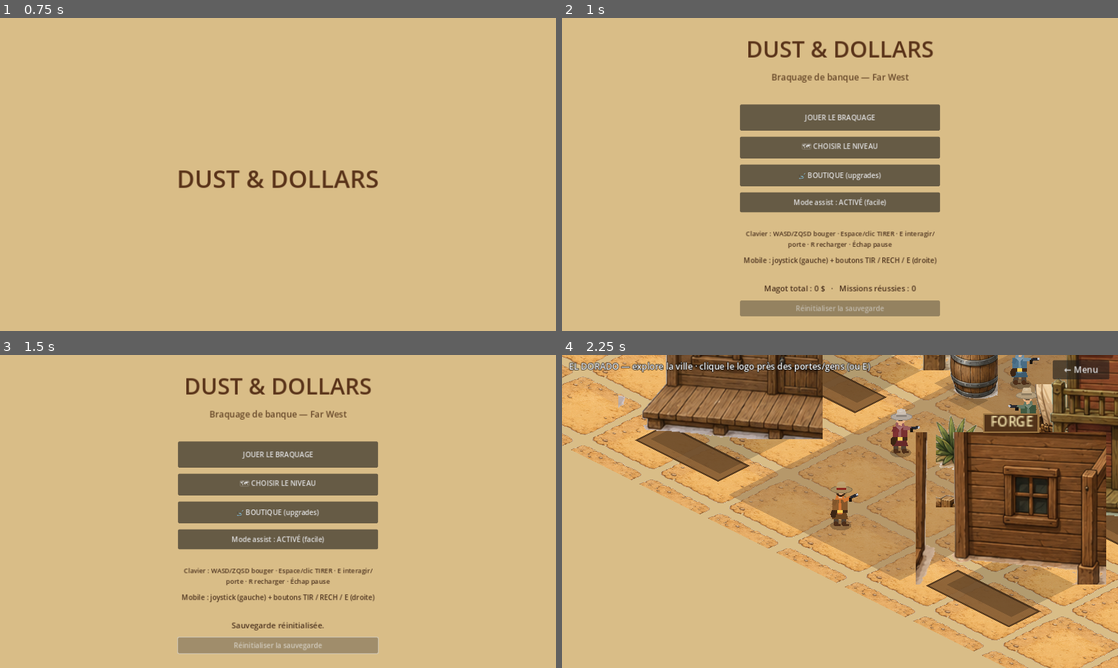
Above: before the commit, frames 1-4 (two rows, left to right).
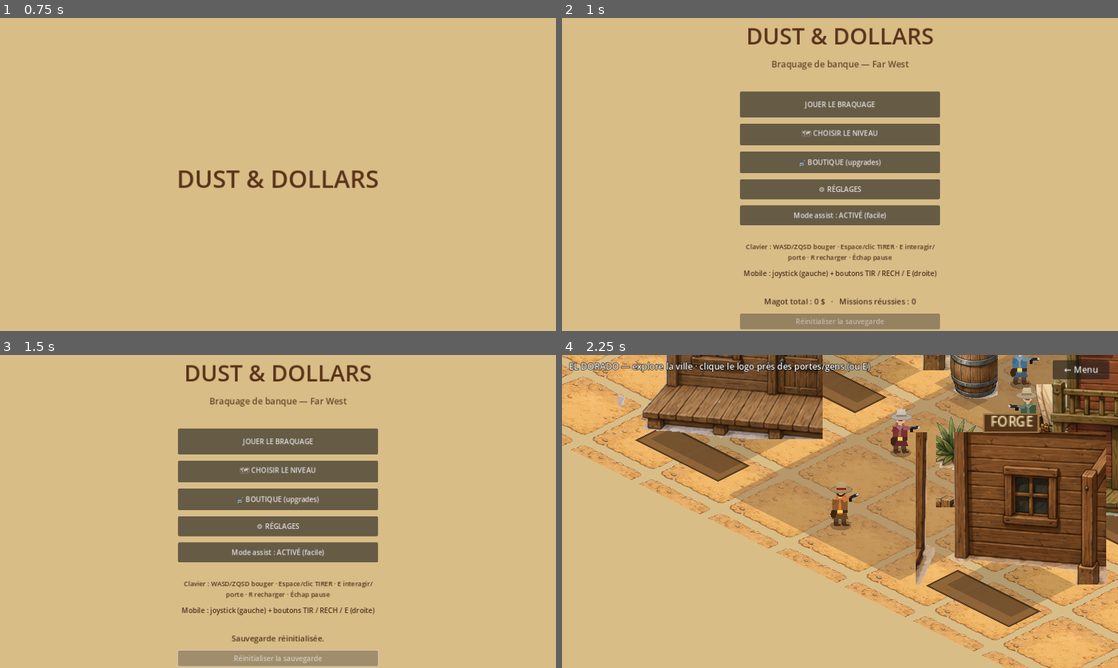
Above: after the commit, the same moments.

Repository: sebadiaz/Cowboys
Game: Godot game, scene res://scenes/Boot.tscn
Two runs of this game, one before a commit and one after it. Both use one fixed random seed, a clock stepped at 60 frames per second and the inputs below.
Inputs (mouse positions are in pixels of both pictures, inside the frame that each line leads up to):
- Up to frame 1 (0.75 s): tap Enter at 0.5 s; move the mouse to (400, 158) at 0.52 s; hold D (move_right) from 0.53 s (still down); hold Space (fire) from 0.53 s (still down); click (400, 158) at 0.67 s
- Up to frame 2 (1 s): keep holding D (move_right); keep holding Space (fire); tap E (interact) at 0.8 s
- Up to frame 3 (1.5 s): release D (move_right) at 1.25 s; release Space (fire) at 1.25 s; click "Réinitialiser la sauvegarde" at 1.25 s
- Up to frame 4 (2.25 s): click "JOUER LE BRAQUAGE" at 2 s

Frame 1 is identical in both runs. In frame 2, 15% of the frame differs, in the area x 32-68%, y 3-100%; in frame 3, 15%, in the area x 31-69%, y 3-100%; in frame 4, nothing differs.

Commit message:
Applique le patch: reglages persistants (audio + controles tactiles)
Patch de Seb D 'Add persistent settings for mobile and audio polish':
- nouvel ecran RÉGLAGES (settings_screen.gd + SettingsScreen.tscn) accessible
  depuis le menu: activer/couper l'audio, volume des effets, taille des
  controles tactiles
- save_manager: bloc 'settings' persiste dans user://save.json (retrocompatible,
  borne, signal settings_changed)
- audio_manager.play respecte audio_enabled() et applique sfx_volume_db()
- mobile_controls: joystick + boutons TIR/RECH/E mis a l'echelle via touch_scale()
- game_manager.goto_settings(); main_menu: bouton RÉGLAGES; README documente

Verifie: parse 0 erreur; reglages persistes (set -> reload disque conserve
audio off/vol 0.5/touch 1.3); bornage (vol<=1, touch<=1.35); ecran Reglages
rendu (capture); export Web OK.

Diff:
--- /dev/null
+++ b/scenes/SettingsScreen.tscn
@@ -0,0 +1,12 @@
+[gd_scene load_steps=2 format=3]
+
+[ext_resource type="Script" path="res://scripts/settings_screen.gd" id="1_settings"]
+
+[node name="SettingsScreen" type="Control"]
+layout_mode = 3
+anchors_preset = 15
+anchor_right = 1.0
+anchor_bottom = 1.0
+grow_horizontal = 2
+grow_vertical = 2
+script = ExtResource("1_settings")
--- a/scripts/audio_manager.gd
+++ b/scripts/audio_manager.gd
@@ -30,10 +30,15 @@
 func play(name: String, volume_db: float = 0.0, pitch_var := 0.06) -> void:
 	if muted or not _streams.has(name):
 		return
+	if SaveManager.has_method("audio_enabled") and not SaveManager.audio_enabled():
+		return
 	var p := _players[_next]
 	_next = (_next + 1) % _players.size()
 	p.stream = _streams[name]
-	p.volume_db = volume_db
+	var saved_volume_db := 0.0
+	if SaveManager.has_method("sfx_volume_db"):
+		saved_volume_db = SaveManager.sfx_volume_db()
+	p.volume_db = volume_db + saved_volume_db
 	p.pitch_scale = 1.0 + _rng.randf_range(-pitch_var, pitch_var)
 	p.play()
 
--- a/scripts/game_manager.gd
+++ b/scripts/game_manager.gd
@@ -10,6 +10,7 @@
 const SCENE_RESULT := "res://scenes/ResultScreen.tscn"
 const SCENE_LEVEL_SELECT := "res://scenes/LevelSelect.tscn"
 const SCENE_SHOP := "res://scenes/ShopScreen.tscn"
+const SCENE_SETTINGS := "res://scenes/SettingsScreen.tscn"
 
 const LEVEL_COUNT := 3
 ## Niveau en cours de jeu (1..LEVEL_COUNT).
@@ -77,6 +78,10 @@
 
 func goto_level_select() -> void:
 	_change_scene(SCENE_LEVEL_SELECT)
+
+
+func goto_settings() -> void:
+	_change_scene(SCENE_SETTINGS)
 
 
 ## Entre dans le saloon (depuis la ville).
--- a/scripts/main_menu.gd
+++ b/scripts/main_menu.gd
@@ -48,6 +48,12 @@
 	shop.custom_minimum_size = Vector2(460, 50)
 	shop.pressed.connect(_on_shop)
 	box.add_child(shop)
+
+	var settings := Button.new()
+	settings.text = "⚙ RÉGLAGES"
+	settings.custom_minimum_size = Vector2(460, 46)
+	settings.pressed.connect(func() -> void: GameManager.goto_settings())
+	box.add_child(settings)
 
 	# Mode assist (prototype facile) : basculable.
 	_assist_btn = Button.new()
@@ -105,6 +111,7 @@
 	SaveManager.missions_completed = 0
 	SaveManager.levels_unlocked = 1
 	SaveManager.upgrades = SaveManager._default_upgrades()
+	# On garde les réglages de confort (audio / contrôles tactiles).
 	SaveManager.save_game()
 	if _magot_label:
 		_magot_label.text = "Sauvegarde réinitialisée."
--- a/scripts/mobile_controls.gd
+++ b/scripts/mobile_controls.gd
@@ -22,18 +22,20 @@
 var _interact_btn: Button
 var _fire_btn: Button
 var _reload_btn: Button
+var _ui_scale := 1.0
 
 
 func _ready() -> void:
 	mouse_filter = Control.MOUSE_FILTER_IGNORE
+	_ui_scale = SaveManager.touch_scale() if SaveManager.has_method("touch_scale") else 1.0
 	if not combat_buttons and not interact_only:
 		return  # déplacement seul : joystick uniquement
 	_interact_btn = Button.new()
 	_interact_btn.text = "E"
-	_interact_btn.add_theme_font_size_override("font_size", 28)
-	_interact_btn.custom_minimum_size = Vector2(120, 120)
+	_interact_btn.add_theme_font_size_override("font_size", int(round(28 * _ui_scale)))
+	_interact_btn.custom_minimum_size = Vector2(120, 120) * _ui_scale
 	_interact_btn.set_anchors_preset(Control.PRESET_BOTTOM_RIGHT)
-	_interact_btn.position = Vector2(-150, -150)
+	_interact_btn.position = Vector2(-150, -150) * _ui_scale
 	_interact_btn.modulate = Color(1, 1, 1, 0.85)
 	_interact_btn.button_down.connect(func() -> void: InputManager.set_touch_interact_held(true))
 	_interact_btn.button_up.connect(func() -> void: InputManager.set_touch_interact_held(false))
@@ -44,10 +46,10 @@
 
 	_fire_btn = Button.new()
 	_fire_btn.text = "TIR"
-	_fire_btn.add_theme_font_size_override("font_size", 26)
-	_fire_btn.custom_minimum_size = Vector2(130, 130)
+	_fire_btn.add_theme_font_size_override("font_size", int(round(26 * _ui_scale)))
+	_fire_btn.custom_minimum_size = Vector2(130, 130) * _ui_scale
 	_fire_btn.set_anchors_preset(Control.PRESET_BOTTOM_RIGHT)
-	_fire_btn.position = Vector2(-160, -300)
+	_fire_btn.position = Vector2(-160, -300) * _ui_scale
 	_fire_btn.modulate = Color(1, 0.85, 0.8, 0.9)
 	_fire_btn.button_down.connect(func() -> void: InputManager.set_touch_fire_held(true))
 	_fire_btn.button_up.connect(func() -> void: InputManager.set_touch_fire_held(false))
@@ -55,10 +57,10 @@
 
 	_reload_btn = Button.new()
 	_reload_btn.text = "RECH"
-	_reload_btn.add_theme_font_size_override("font_size", 20)
-	_reload_btn.custom_minimum_size = Vector2(96, 70)
+	_reload_btn.add_theme_font_size_override("font_size", int(round(20 * _ui_scale)))
+	_reload_btn.custom_minimum_size = Vector2(96, 70) * _ui_scale
 	_reload_btn.set_anchors_preset(Control.PRESET_BOTTOM_RIGHT)
-	_reload_btn.position = Vector2(-160, -380)
+	_reload_btn.position = Vector2(-160, -380) * _ui_scale
 	_reload_btn.modulate = Color(1, 0.95, 0.7, 0.9)
 	_reload_btn.pressed.connect(func() -> void: InputManager.trigger_touch_reload())
 	add_child(_reload_btn)
@@ -94,10 +96,11 @@
 			_reset_joystick()
 	elif event is InputEventScreenDrag and _active and event.index == _touch_index:
 		var offset: Vector2 = event.position - _base
-		if offset.length() > JOY_RADIUS:
-			offset = offset.normalized() * JOY_RADIUS
+		var joy_radius := _joy_radius()
+		if offset.length() > joy_radius:
+			offset = offset.normalized() * joy_radius
 		_knob = _base + offset
-		var v: Vector2 = offset / JOY_RADIUS
+		var v: Vector2 = offset / joy_radius
 		if v.length() < DEADZONE:
 			v = Vector2.ZERO
 		InputManager.set_touch_move(v)
@@ -111,9 +114,18 @@
 	queue_redraw()
 
 
+func _joy_radius() -> float:
+	return JOY_RADIUS * _ui_scale
+
+
+func _knob_radius() -> float:
+	return KNOB_RADIUS * _ui_scale
+
+
 func _draw() -> void:
 	if not _active:
 		return
-	draw_circle(_base, JOY_RADIUS, Color(1, 1, 1, 0.12))
-	draw_arc(_base, JOY_RADIUS, 0, TAU, 48, Color(1, 1, 1, 0.35), 2.0)
-	draw_circle(_knob, KNOB_RADIUS, Color(1, 1, 1, 0.30))
+	var joy_radius := _joy_radius()
+	draw_circle(_base, joy_radius, Color(1, 1, 1, 0.12))
+	draw_arc(_base, joy_radius, 0, TAU, 48, Color(1, 1, 1, 0.35), 2.0)
+	draw_circle(_knob, _knob_radius(), Color(1, 1, 1, 0.30))
--- a/scripts/save_manager.gd
+++ b/scripts/save_manager.gd
@@ -1,10 +1,13 @@
 extends Node
 ## SaveManager (autoload)
 ## Sauvegarde locale simple dans user://save.json.
-## Persiste l'argent total, les missions réussies et les upgrades achetés.
-## Rétrocompatible : une vieille save sans "upgrades" se charge sans planter.
+## Persiste l'argent total, les missions réussies, les upgrades achetés
+## et les réglages de confort.
+## Rétrocompatible : une vieille save sans "upgrades" / "settings" se charge sans planter.
 
 const SAVE_PATH := "user://save.json"
+
+signal settings_changed(new_settings: Dictionary)
 
 ## Définition des upgrades : nom, description, coûts par niveau (taille = max).
 const UPGRADE_DEFS := {
@@ -19,6 +22,7 @@
 var total_money: int = 0
 var missions_completed: int = 0
 var upgrades: Dictionary = {}
+var settings: Dictionary = {}
 var levels_unlocked: int = 1   # niveaux débloqués (1 = seul le 1er)
 
 
@@ -32,6 +36,7 @@
 	total_money = 0
 	missions_completed = 0
 	upgrades = _default_upgrades()
+	settings = _default_settings()
 	levels_unlocked = 1
 	if not FileAccess.file_exists(SAVE_PATH):
 		return
@@ -52,6 +57,13 @@
 		for key in UPGRADE_DEFS.keys():
 			upgrades[key] = clampi(int(saved.get(key, 0)), 0, max_level(key))
 
+	# Réglages : on fusionne avec les défauts pour rester rétrocompatible.
+	var saved_settings: Variant = data.get("settings", {})
+	if typeof(saved_settings) == TYPE_DICTIONARY:
+		for key in settings.keys():
+			settings[key] = saved_settings.get(key, settings[key])
+	_normalize_settings()
+
 
 func _default_upgrades() -> Dictionary:
 	var d := {}
@@ -60,12 +72,27 @@
 	return d
 
 
+func _default_settings() -> Dictionary:
+	return {
+		"audio_enabled": true,
+		"sfx_volume": 0.85,      # 0..1, converti en dB dans AudioManager
+		"touch_scale": 1.0,      # taille joystick / boutons mobile
+	}
+
+
+func _normalize_settings() -> void:
+	settings["audio_enabled"] = bool(settings.get("audio_enabled", true))
+	settings["sfx_volume"] = clampf(float(settings.get("sfx_volume", 0.85)), 0.0, 1.0)
+	settings["touch_scale"] = clampf(float(settings.get("touch_scale", 1.0)), 0.75, 1.35)
+
+
 ## Écrit la sauvegarde sur disque.
 func save_game() -> void:
 	var data := {
 		"total_money": total_money,
 		"missions_completed": missions_completed,
 		"upgrades": upgrades,
+		"settings": settings,
 		"levels_unlocked": levels_unlocked,
 	}
 	var file := FileAccess.open(SAVE_PATH, FileAccess.WRITE)
@@ -140,3 +167,33 @@
 
 func stealth_mult() -> float:
 	return maxf(0.3, 1.0 - 0.15 * get_level("stealth"))
+
+
+# --- Réglages persistants ---
+
+func set_setting(key: String, value: Variant) -> void:
+	if not settings.has(key):
+		return
+	settings[key] = value
+	_normalize_settings()
+	save_game()
+	settings_changed.emit(settings.duplicate(true))
+
+
+func audio_enabled() -> bool:
+	return bool(settings.get("audio_enabled", true))
+
+
+func sfx_volume() -> float:
+	return clampf(float(settings.get("sfx_volume", 0.85)), 0.0, 1.0)
+
+
+func sfx_volume_db() -> float:
+	var v := sfx_volume()
+	if v <= 0.001:
+		return -80.0
+	return linear_to_db(v)
+
+
+func touch_scale() -> float:
+	return clampf(float(settings.get("touch_scale", 1.0)), 0.75, 1.35)
--- /dev/null
+++ b/scripts/settings_screen.gd
@@ -0,0 +1,135 @@
+extends Control
+## settings_screen.gd
+## Écran de réglages léger, pensé mobile/web.
+## Les valeurs sont persistées dans SaveManager pour survivre au refresh navigateur.
+
+var _audio_btn: Button
+var _volume_label: Label
+var _touch_label: Label
+
+
+func _ready() -> void:
+	set_anchors_preset(Control.PRESET_FULL_RECT)
+
+	var bg := ColorRect.new()
+	bg.color = Color(0.85, 0.74, 0.53)
+	bg.set_anchors_preset(Control.PRESET_FULL_RECT)
+	bg.mouse_filter = Control.MOUSE_FILTER_IGNORE
+	add_child(bg)
+
+	var center := CenterContainer.new()
+	center.set_anchors_preset(Control.PRESET_FULL_RECT)
+	add_child(center)
+
+	var box := VBoxContainer.new()
+	box.custom_minimum_size = Vector2(500, 0)
+	box.add_theme_constant_override("separation", 14)
+	box.alignment = BoxContainer.ALIGNMENT_CENTER
+	center.add_child(box)
+
+	box.add_child(_label("RÉGLAGES", 46, Color(0.35, 0.2, 0.1)))
+	box.add_child(_label("Confort mobile / audio", 18, Color(0.4, 0.28, 0.16)))
+	box.add_child(_spacer(14))
+
+	_audio_btn = _button("", 54)
+	_audio_btn.pressed.connect(_toggle_audio)
+	box.add_child(_audio_btn)
+
+	_volume_label = _label("", 18, Color(0.3, 0.2, 0.12))
+	box.add_child(_volume_label)
+	box.add_child(_row_button("Volume -", _volume_down, "Volume +", _volume_up))
+
+	_touch_label = _label("", 18, Color(0.3, 0.2, 0.12))
+	box.add_child(_touch_label)
+	box.add_child(_row_button("Contrôles -", _touch_down, "Contrôles +", _touch_up))
+
+	box.add_child(_label(
+		"Astuce mobile : augmente les contrôles si le bouton TIR/E est trop petit sur ton téléphone.",
+		15, Color(0.3, 0.2, 0.12)))
+
+	box.add_child(_spacer(10))
+	var back := _button("RETOUR", 52)
+	back.pressed.connect(func() -> void: GameManager.goto_main_menu())
+	box.add_child(back)
+
+	_refresh()
+
+
+func _toggle_audio() -> void:
+	SaveManager.set_setting("audio_enabled", not SaveManager.audio_enabled())
+	AudioManager.play("click", -8.0)
+	_refresh()
+
+
+func _volume_down() -> void:
+	SaveManager.set_setting("sfx_volume", SaveManager.sfx_volume() - 0.1)
+	AudioManager.play("click", -8.0)
+	_refresh()
+
+
+func _volume_up() -> void:
+	SaveManager.set_setting("sfx_volume", SaveManager.sfx_volume() + 0.1)
+	AudioManager.play("click", -8.0)
+	_refresh()
+
+
+func _touch_down() -> void:
+	SaveManager.set_setting("touch_scale", SaveManager.touch_scale() - 0.1)
+	AudioManager.play("click", -8.0)
+	_refresh()
+
+
+func _touch_up() -> void:
+	SaveManager.set_setting("touch_scale", SaveManager.touch_scale() + 0.1)
+	AudioManager.play("click", -8.0)
+	_refresh()
+
+
+func _refresh() -> void:
+	if _audio_btn:
+		_audio_btn.text = "Audio : %s" % ("ACTIVÉ" if SaveManager.audio_enabled() else "désactivé")
+	if _volume_label:
+		_volume_label.text = "Volume effets : %d %%" % int(round(SaveManager.sfx_volume() * 100.0))
+	if _touch_label:
+		_touch_label.text = "Taille contrôles tactiles : %d %%" % int(round(SaveManager.touch_scale() * 100.0))
+
+
+func _row_button(left_text: String, left_action: Callable, right_text: String, right_action: Callable) -> HBoxContainer:
+	var row := HBoxContainer.new()
+	row.custom_minimum_size = Vector2(500, 52)
+	row.add_theme_constant_override("separation", 12)
+	var left := _button(left_text, 52)
+	left.size_flags_horizontal = Control.SIZE_EXPAND_FILL
+	left.pressed.connect(left_action)
+	var right := _button(right_text, 52)
+	right.size_flags_horizontal = Control.SIZE_EXPAND_FILL
+	right.pressed.connect(right_action)
+	row.add_child(left)
+	row.add_child(right)
+	return row
+
+
+func _button(text: String, h: int) -> Button:
+	var b := Button.new()
+	b.text = text
+	b.custom_minimum_size = Vector2(500, h)
+	return b
+
+
+func _label(text: String, font_size: int, color: Color) -> Label:
+	var l := Label.new()
+	l.text = text
+	l.add_theme_font_size_override("font_size", font_size)
+	l.add_theme_color_override("font_color", color)
+	l.horizontal_alignment = HORIZONTAL_ALIGNMENT_CENTER
+	l.autowrap_mode = TextServer.AUTOWRAP_WORD_SMART
+	l.custom_minimum_size = Vector2(500, 0)
+	l.mouse_filter = Control.MOUSE_FILTER_IGNORE
+	return l
+
+
+func _spacer(h: int) -> Control:
+	var c := Control.new()
+	c.custom_minimum_size = Vector2(0, h)
+	c.mouse_filter = Control.MOUSE_FILTER_IGNORE
+	return c
Not shown, changed: README.md
